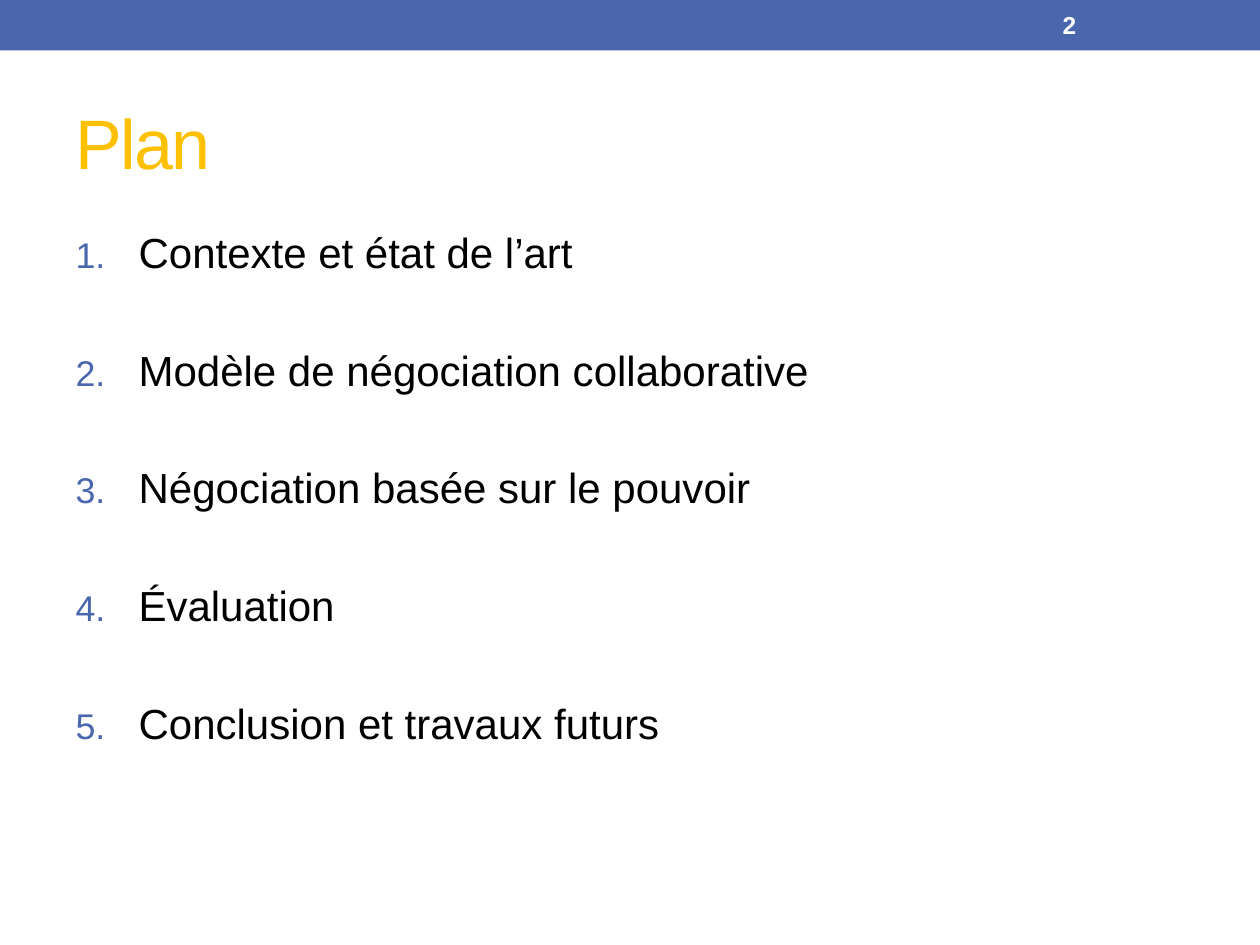
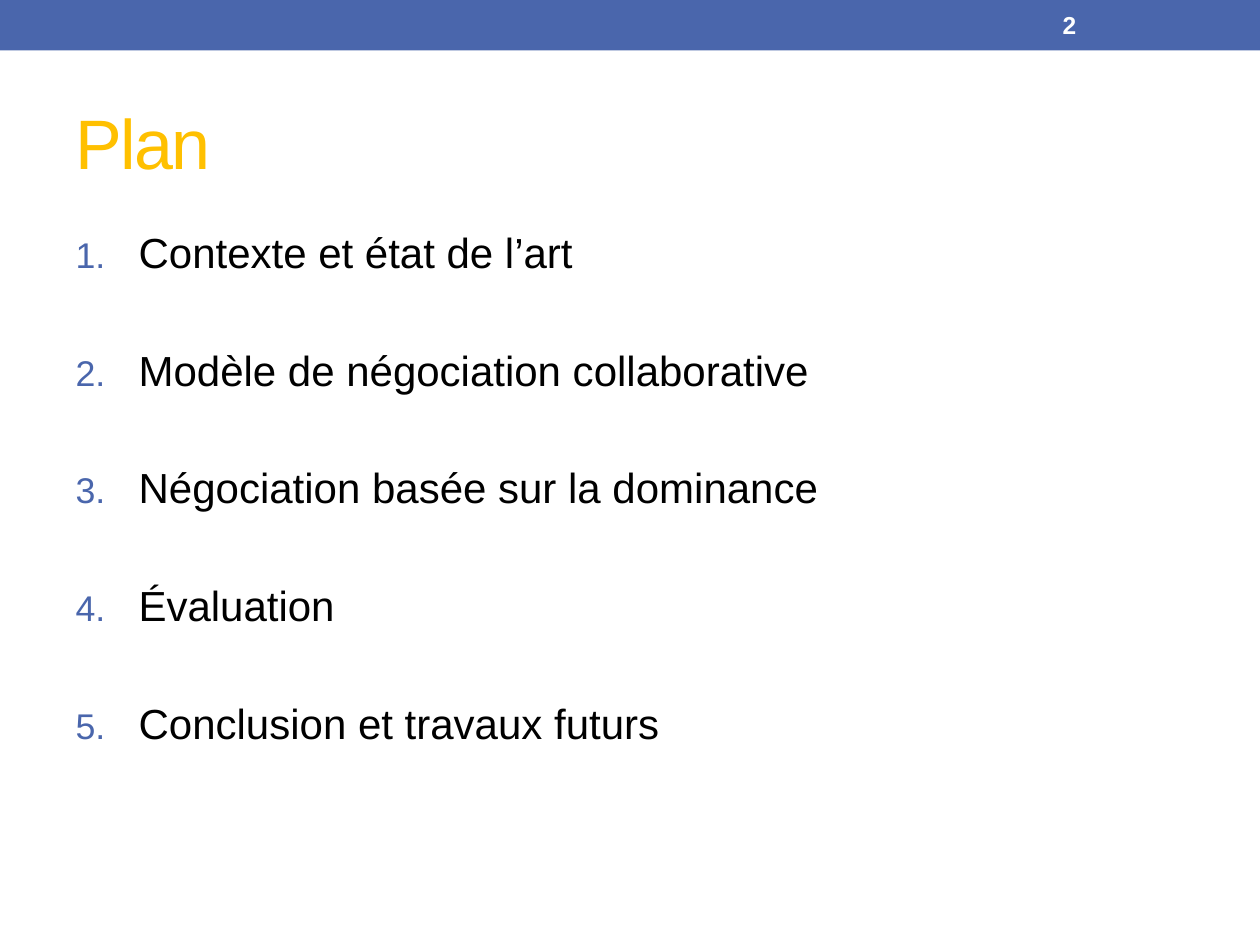
Before and after one commit to Olydia/Discolog, a slide deck: slide 2 of papers/Presentations/WACAI18/WACAI18.pptx. Drawn at 1260x945 pixels with LibreOffice and Linux fonts; fonts in the diff are those of the drawing. Boxes give left, top, right and bottom in pixels: in the first picture for what was removed or moved away, otherwise in the second. Text is boxed around its words. In the diff, an @@ line names an element or a change of style, - is before the commit and + after.

```diff
--- a/papers/Presentations/WACAI18/WACAI18.pptx
+++ b/papers/Presentations/WACAI18/WACAI18.pptx
@@ text at (139,472,817,512): text changed @@
-3. Négociation basée sur le pouvoir
+3. Négociation basée sur la dominance
```
Also in this commit, not shown: 3 other slides changed, 3 slides removed, 2 other files.
